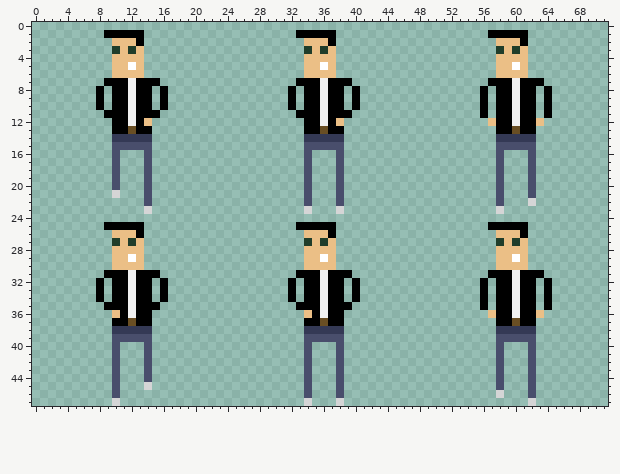
A sprite sheet gets an edit: Assets/Assets 2D/npc1_walk_down.png. Above: the version before the commit.
The file is 72x48 pixels.
The result:
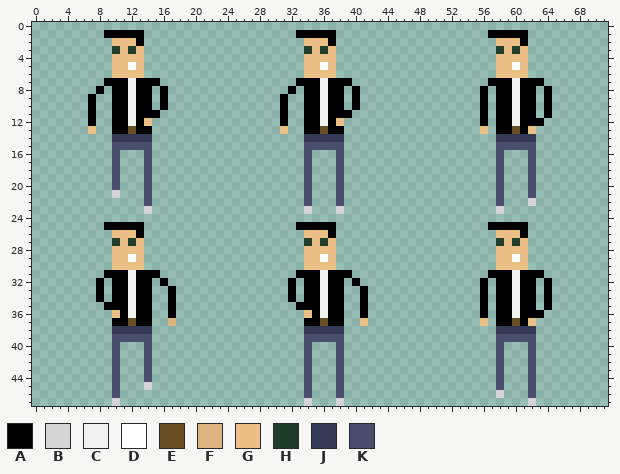
Palette (. is transparent): A #000000  B #d5d5d6  C #f1f1f1  D #ffffff  E #694e23  F #ddb480  G #ebbf86  H #203d2a  J #343955  K #494e6c
Commit: All male walk cycles booya-kasha!
The exact change:
y 9..10: x 7..8 .A -> A.; x 31..32 .A -> A.
y 11: x 7 . -> A; x 9 A -> .; x 31 . -> A; x 33 A -> .
y 12: x 7 . -> A; x 31 . -> A; x 56..57 .G -> A.; x 63 G -> A
y 13: x 7 . -> G; x 31 . -> G; x 56 . -> G; x 62 A -> G
y 33..34: x 16..17 A. -> .A; x 40..41 A. -> .A
y 35: x 15 A -> .; x 17 . -> A; x 39 A -> .; x 41 . -> A
y 36: x 17 . -> A; x 41 . -> A; x 56..57 .G -> A.; x 63 G -> A
y 37: x 17 . -> F; x 41 . -> G; x 56 . -> G; x 62 A -> G
Changed places in both pictures, as pixel boxes (x1, y1, x2, y2):
changed: (88, 94, 112, 134)
changed: (280, 94, 304, 134)
changed: (480, 118, 544, 134)
changed: (152, 286, 176, 326)
changed: (344, 286, 368, 326)
changed: (480, 310, 544, 326)
